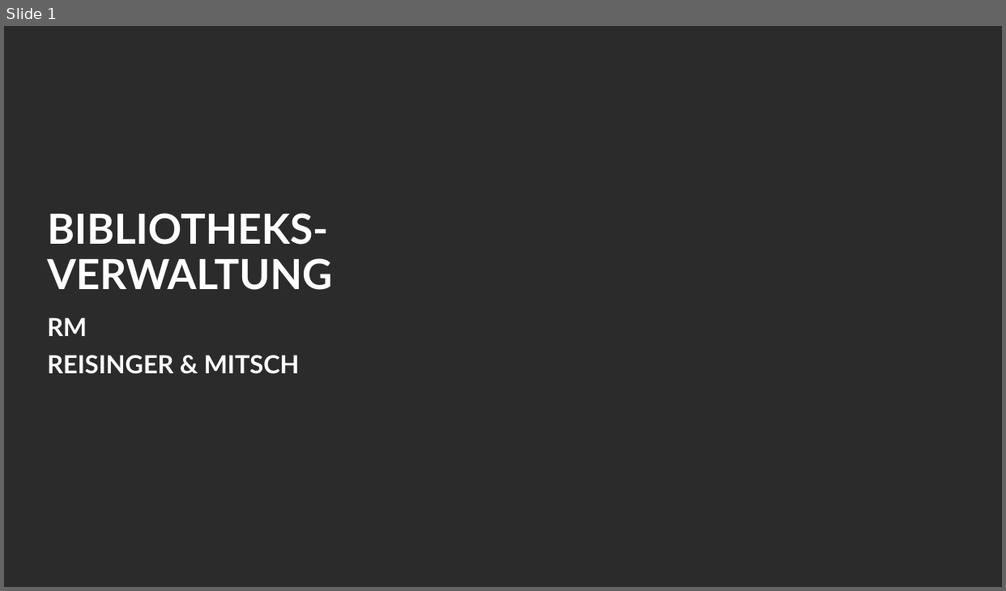
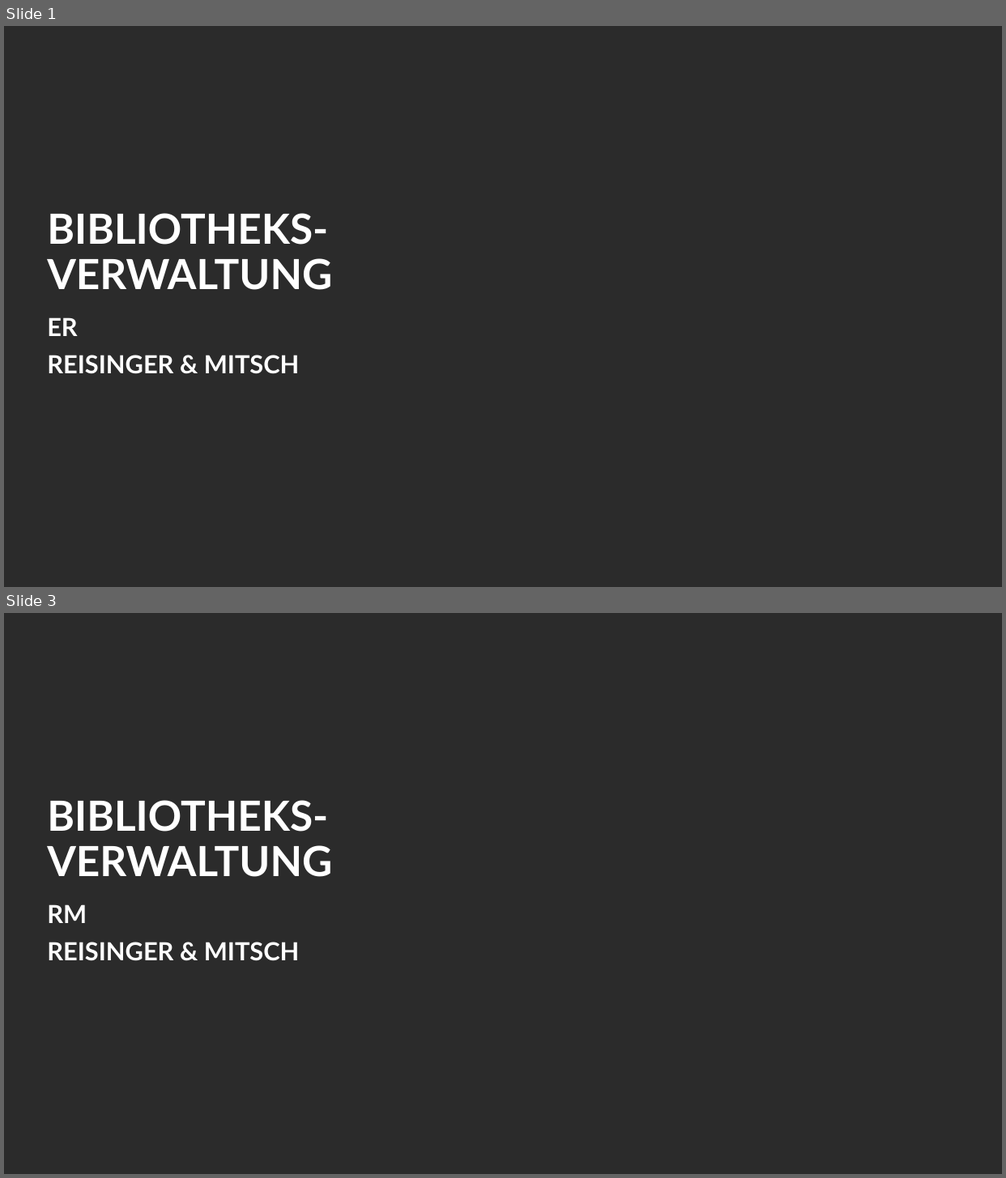
Before and after one commit to curarin/fh-sem2-db-project, a slide deck: requirements/rm_diagram/RM_abgabe.pptx. Shown one above the other, each under a label of ours: slide 1 before the commit, slides 1 and 3 after it; the slides between them are not shown. The pictures are 1006x591 and 1006x1178 pixels, drawn with LibreOffice and Linux fonts; fonts in the diff are those of the drawing; background and template pictures are left out; a plain dark background stands for a picture behind light text. Boxes give left, top, right and bottom in pixels: in the first picture for what was removed or moved away, otherwise in the second. Text is boxed around its words. In the diff, an @@ line names an element or a change of style, - is before the commit and + after.

```diff
--- a/requirements/rm_diagram/RM_abgabe.pptx
+++ b/requirements/rm_diagram/RM_abgabe.pptx
@@ slide 1 added at box(4, 26, 1002, 587), background picture (left out) @@
@@ title added at box(47, 213, 332, 290), 40 pt, text #FFFFFF, bold @@
+BIBLIOTHEKS-VERWALTUNG
@@ text added at box(47, 318, 300, 374), 24 pt, text #FFFFFF, bold @@
+ER
+REISINGER & MITSCH
@@ what was slide 1 is now slide 3 @@
```
Also in this commit, not shown: 1 other slide added, 3 other files.
